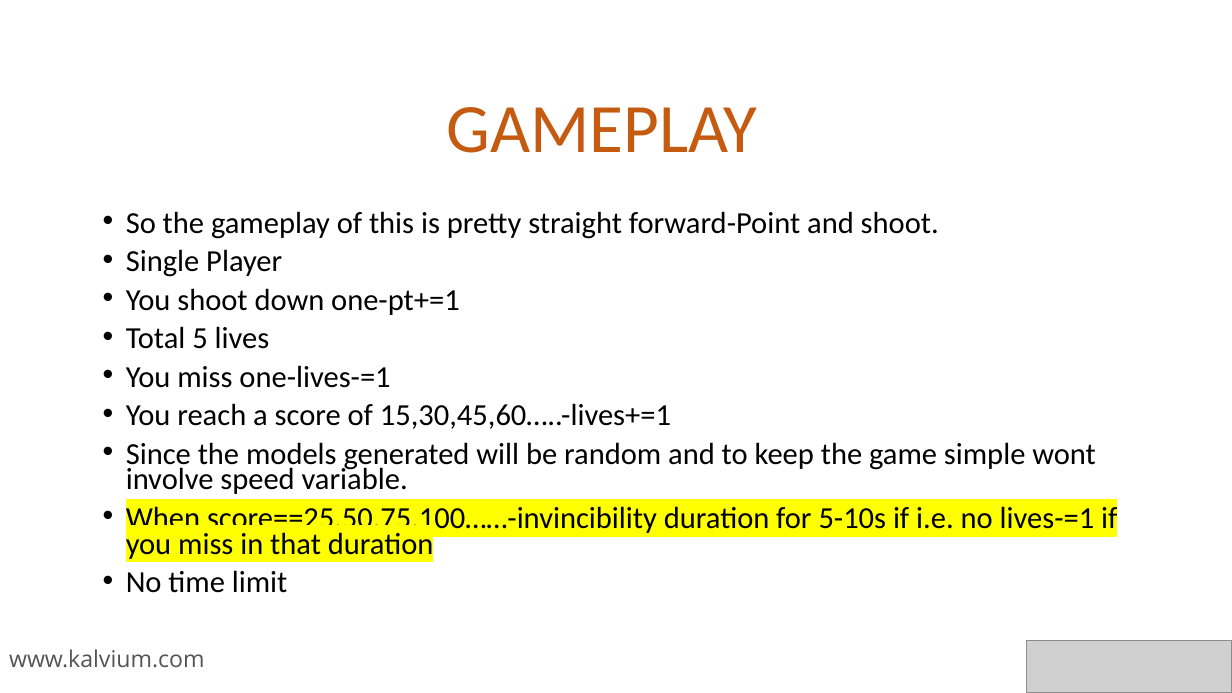
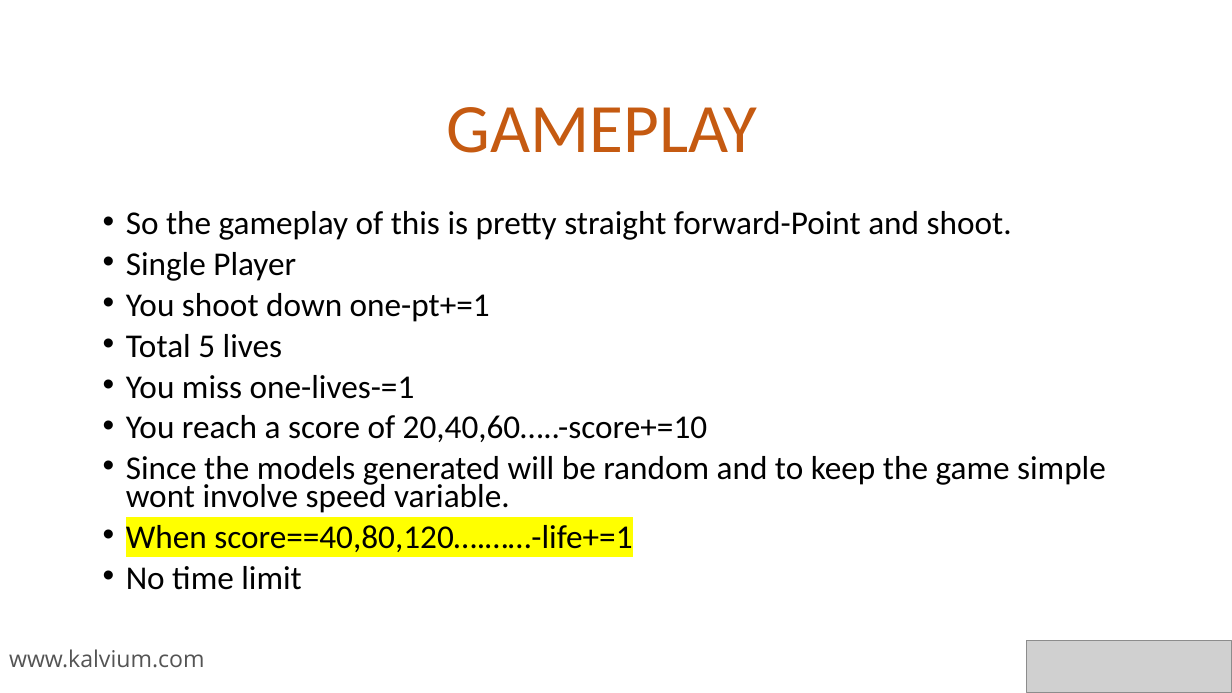
Before and after one commit to AbhishekNaik1112/Bird-Shooter-Game, a slide deck: slide 3 of SHOOTING GAME.pptx. Drawn at 1232x693 pixels with LibreOffice and Linux fonts; fonts in the diff are those of the drawing; grey boxes stand for pictures. Boxes give left, top, right and bottom in pixels: in the first picture for what was removed or moved away, otherwise in the second. Text is boxed around its words. In the diff, an @@ line names an element or a change of style, - is before the commit and + after.

```diff
--- a/SHOOTING GAME.pptx
+++ b/SHOOTING GAME.pptx
@@ text at box(126, 211, 1106, 590): size 23.8 to 25.9 pt in "So the gameplay of this is pretty ...", "Single Player", "You shoot down one-pt+=1", "Total 5 lives" and 3 more places @@
@@ text at box(126, 415, 707, 442): text changed; size 23.8 to 25.9 pt @@
-• You reach a score of 15,30,45,60…..-lives+=1
+• You reach a score of 20,40,60…..-score+=10
@@ text at box(126, 525, 632, 552): text changed; size 23.8 to 25.9 pt @@
-• When score==25,50,75,100……-invincibility duration for 5-10s if i.e. no lives-=1 if you miss in that duration
+• When score==40,80,120….……-life+=1
```
Also in this commit, not shown: 6 other files.
